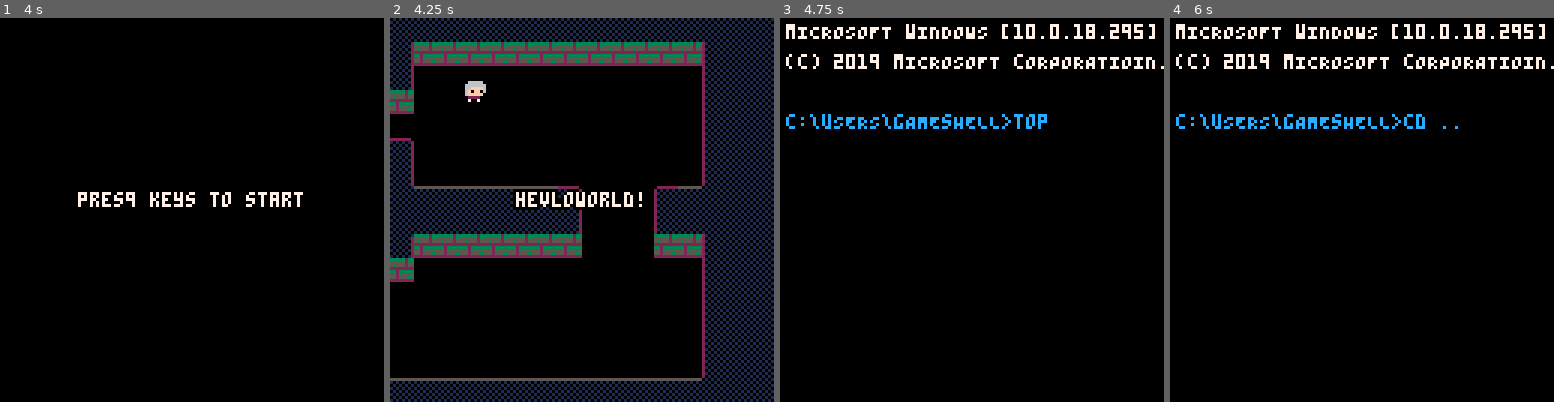
Above: before the commit, frames 1-4 (left to right).
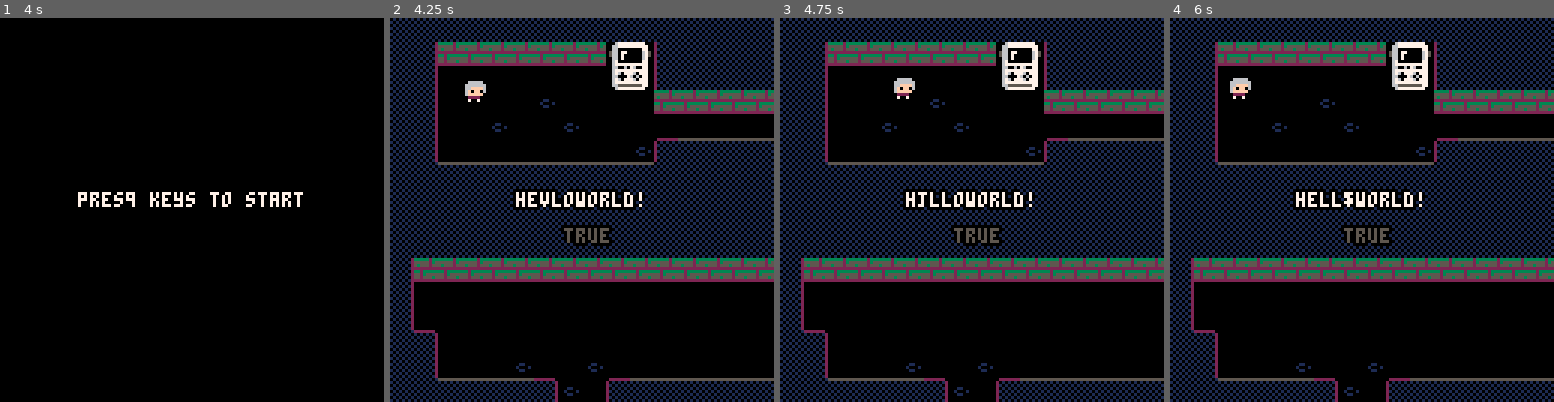
Above: after the commit, the same moments.

Repository: Shiheuan/booom-gamejam-2019
Game: PICO-8 cartridge carts/thegame.p8
Same seed, same stepped clock (60 frames per second), same inputs: the game is played once before the commit and once after it.
Inputs:
- Up to frame 1 (4 s): tap X (X key) at 0.33, 1.07, 1.85, 2.97 s; tap O (Z key) at 0.7, 1.7, 2.1, 2.5, 2.9, 3.3, 3.7 s; hold Right 1.6-2.1 s; hold Up 2.15-2.42 s; hold Right 2.47-3.03 s; hold Left 3.08-3.58 s; hold Down 3.63-3.97 s
- Up to frame 2 (4.25 s): hold Right from 4.02 s (still down); tap X (X key) at 4.08 s; tap O (Z key) at 4.1 s
- Up to frame 3 (4.75 s): tap O (Z key) at 4.5 s; release Right at 4.68 s; hold Up from 4.73 s (still down)
- Up to frame 4 (6 s): tap O (Z key) at 4.9, 5.3, 5.7 s; release Up at 5.03 s; hold Left 5.08-5.68 s; tap X (X key) at 5.2 s; hold Down from 5.73 s (still down)

Frame 1 is identical in both runs. In frame 2, 27% of the frame differs, in the area x 0-100%, y 6-100%; in frame 3, 39%, in the area x 0-100%, y 0-100%; in frame 4, 39%.

Commit message:
update player to objects.

Diff:
--- a/carts/thegame.p8
+++ b/carts/thegame.p8
@@ -1,6 +1,31 @@
 pico-8 cartridge // http://www.pico-8.com
 version 18
 __lua__
+
+--title
+
+--main
+room = {x = 0, y = 0}
+iscoll = false
+isready = true
+
+types = {}
+objects = {}
+last_x = 20
+last_y = 20
+
+--console
+isdone = false
+command_str = ""
+command_index = 1
+command_list = {
+    "cd ..",
+    "top",
+    "ipconfig",
+    "exit",
+}
+start_x = 2
+start_y = 2
 
 function _init() title_init() end
 
@@ -15,42 +40,55 @@
     _draw = title_draw
 
 end
+
 function title_update()
     g_time+=1
     if (btn(4) and btn(5)) maingame_init()
 end
+
 function title_draw()
     cls()
     coprint(cor("press keys to start"), 58,80,7,5)
 end
 
-room = {x = 1, y = 0}
-iscoll = false
-isready = true
-
 function maingame_init()
     _update60 = maingame_update
     _draw = maingame_draw
-    player:init()
     load_room(room.x, room.y)
+    object_init(player, last_x, last_y)
     g_time = 0
 end
 
 function maingame_update()
     g_time+=1
-    player:update()
-    if (isready and btnp(4)) then
-        console_init()
-    end
-end
+
+    --if (isready and btnp(4)) then
+    --    last_x, last_y = player.x, player.y
+    --    console_init()
+    --end
+    foreach(objects,function(obj)
+		--obj.move(obj.spd.x,obj.spd.y)
+		if obj.type.update~=nil then
+			obj.type.update(obj)
+		end
+	end)
+    --player:update()
+end
+
+test = false
 
 function maingame_draw()
     -- layersort down -> top
     cls()
     map(room.x*16, room.y*16, 0, 0, 16, 16)
     --sspr(8*8, 0, 2*8, 2*8, 40, 40) -- show machine
-    player:draw()
-    --oprint(tile_flag_at(flr(player.x / 8), flr(player.y / 8), 1), 58,70,7,5)
+    foreach(objects,function(obj)
+		--obj.move(obj.spd.x,obj.spd.y)
+		if obj.type.draw~=nil then
+			obj.type.draw(obj)
+		end
+	end)
+    oprint(test, 58,70,5)
     coprint(cor("helloworld!"), 58,80,7,5)
     --print("x "..player.x, 40, 90, 7, 5)
     --print("y "..player.y, 70, 90, 7, 5)
@@ -61,9 +99,6 @@
     --print(player.dir, 58, 110, 7, 5)
 end
 
-isdone = false
-command_str = ""
-
 function console_init()
     next_x = 2
     next_y = 2
@@ -74,13 +109,6 @@
     ""}
 end
 
-command_list = {
-    "cd ..",
-    "top",
-    "ipconfig",
-    "exit",
-}
-command_index = 1
 function console_update()
     if (btnp(2)) then
         command_index += 1
@@ -112,9 +140,6 @@
     end
 end
 
-start_x = 2
-start_y = 2
-
 function command_draw(str, x, y)
     print(str, x, y, 12)
 end
@@ -131,77 +156,79 @@
 --> 8
 -- player entity
 
-player = {}
-
-function player:init(x, y)
-    self.x = x or 20
-    self.y = y or 20
-    --self.obj = object_init("player", x, y)
-    self.spr = 64
-    self.speed = 0.5
-    self.dir = "r"
-end
-
-function player:update()
-    local x = self.x
-    local y = self.y
-
-    if (btn(2)) then
-        self.dir = "u"
-        y -= self.speed
-    elseif (btn(3)) then
-        self.dir = "d"
-        y += self.speed
-    elseif (btn(0)) then
-        self.dir = "l"
-        x -= self.speed
-    elseif (btn(1)) then
-        self.dir = "r"
-        x += self.speed
-    end
-    -- need x, y (sprite left-top) to map tile 'x', 'y'
-    -- left-top -> right and down need + 1
-
-    -- only one point
-    -- todo: collision area
-    iscoll = false
-    local other
-    for i = 1, #objects do
-        other = objects[i]
-        if (other ~= nil and other != self.obj and
-            other.x+other.hitbox.x+other.hitbox.w > x and
-            other.y+other.hitbox.y+other.hitbox.h > y and
-            other.x+other.hitbox.x < x+8 and
-            other.y+other.hitbox.y < y+8) then
-            iscoll = true
-        end
-    end
-    if (not iscoll) then
-        self.x = x
-        self.y = y
-    end
-
-    -- load scene
-    if (self.x >= 120) then
-        --isright = true
-        load_room(room.x+1, room.y)
-        self:init(0, self.y)
-    elseif (self.x < 0) then
-        load_room(room.x-1, room.y)
-        self:init(120, self.y)
-    elseif (self.y >= 120) then
-        load_room(room.x, room.y+1)
-        self:init(self.x, 0)
-    elseif (self.y < 0) then
-        load_room(room.x, room.y-1)
-        self:init(self.x, 120)
-    end
-
-end
-
-function player:draw()
-    spr(self.spr, self.x, self.y)
-end
+player = {
+    obj,
+    init = function(this)
+        player.obj = this
+        this.spr = 64
+        this.speed = 0.5
+        this.dir = "r"
+        this.hitbox = {x=1, y=1, w=7, h=7}
+    end,
+
+    update = function(this)
+        test = true
+        local x = this.x
+        local y = this.y
+
+        if (btn(2)) then
+            this.dir = "u"
+            y -= this.speed
+        elseif (btn(3)) then
+            this.dir = "d"
+            y += this.speed
+        elseif (btn(0)) then
+            this.dir = "l"
+            x -= this.speed
+        elseif (btn(1)) then
+            this.dir = "r"
+            x += this.speed
+        end
+        -- need x, y (sprite left-top) to map tile 'x', 'y'
+        -- left-top -> right and down need + 1
+
+        -- only one point
+        -- todo: collision area
+        iscoll = false
+        local other
+        for i = 1, #objects do
+            other = objects[i]
+            if (other ~= nil and other.type ~= this.type and
+                other.x+other.hitbox.x+other.hitbox.w > x + this.hitbox.x and
+                other.y+other.hitbox.y+other.hitbox.h > y + this.hitbox.y and
+                other.x+other.hitbox.x < x + this.hitbox.x + this.hitbox.w and
+                other.y+other.hitbox.y < y + this.hitbox.y + this.hitbox.h) then
+                iscoll = true
+            end
+        end
+        if (not iscoll) then
+            this.x = x
+            this.y = y
+        end
+
+        -- load scene
+        if (this.x >= 120) then
+            --isright = true
+            load_room(room.x+1, room.y)
+            object_init(player, 0, this.y)
+        elseif (this.x < 0) then
+            load_room(room.x-1, room.y)
+            object_init(player, 120, this.y)
+        elseif (this.y >= 120) then
+            load_room(room.x, room.y+1)
+            object_init(player, this.x, 0)
+        elseif (this.y < 0) then
+            load_room(room.x, room.y-1)
+            object_init(player, this.x, 120)
+        end
+
+    end,
+
+    draw = function(this)
+        spr(this.spr, this.x, this.y)
+    end
+}
+
 --> 8
 -- system
 
@@ -223,35 +250,77 @@
 --> 8
 -- entity
 
-types = {}
-
-objects = {}
+solid = {
+}
+add(types, solid)
+wall = {
+    tile = 1,
+    init = function(obj)
+        obj.hitbox.h = 3
+    end
+}
+add(types, wall)
+gameshell = {
+    tile = 8,
+    x,y,
+    init = function(obj)
+        x = obj.x
+        y = obj.y
+        obj.hitbox.x = 3
+        obj.hitbox.w = 13
+        obj.hitbox.h = 11
+    end,
+    update = function(obj)
+        if ((obj.check(player, 0, 5) or
+         obj.check(player, -5, 0)) and
+         btnp(4)) then
+            last_x, last_y = player.obj.x, player.obj.y
+            console_init()
+        end
+    end,
+    draw = function(obj)
+        -- for anim
+    end
+}
+add(types, gameshell)
 
 -- object type, object position(t-l)
 function object_init(type, x, y)
     local obj = {}
     obj.x = x
     obj.y = y
+    obj.type = type
     -- default top-left 8x8
     obj.hitbox = {x=0, y=0, w=8, h=8}
 
-    -- collide with type obj or not
-    obj.collide = function(type, x, y)
+    -- collide with type obj or not, offect_x, offect_y
+    obj.collide = function(type, ox, oy)
         local other
 
         for i = 1, #objects do
             other = objects[i]
-            if (other ~= nil and other != obj and
+            if (other ~= nil and other.type == type and other != obj and
              other.x+other.hitbox.x+other.hitbox.w > obj.x+obj.hitbox.x+ox and
              other.y+other.hitbox.y+other.hitbox.h > obj.y+obj.hitbox.y+oy and
              other.x+other.hitbox.x < obj.x+obj.hitbox.x+obj.hitbox.w+ox and
              other.y+other.hitbox.y < obj.y+obj.hitbox.y+obj.hitbox.h+oy) then
+                test = true
                 return other
             end
         end
         return nil
     end
+
+    -- return bool
+    obj.check = function(type, ox, oy)
+        return obj.collide(type, ox, oy) ~= nil
+    end
+
     add(objects, obj)
+    if (obj.type.init~=nil) then
+        obj.type.init(obj)
+    end
+    return obj
 end
 
 -- room
@@ -270,7 +339,14 @@
         for j = 0, 15 do
             local tile = mget(room.x*16+i, room.y*16+j)
             if tile_flag_at(i, j, 1) then
-                object_init("wall", i*8, j*8)
+                object_init(solid, i*8, j*8)
+            else
+                foreach(types,
+                 function(type)
+                     if (type.tile == tile) then
+                         object_init(type, i*8, j*8)
+                     end
+                 end)
             end
         end
     end
@@ -304,22 +380,22 @@
 end
 
 __gfx__
-00000000333332330101010100000000010101010000000000000000000000000000777777777000000000000000000000000000000000000000000000000000
-00000000555552351010101200000000201010100000000000000000000000000007077777770700000000000000000000000000000000000000000000000000
-00700700535552550101010200000000210101010000000000000000000000000007070000070700000000000000000000000000000000000000000000000000
-00077000222222221010101200011000201010100000000000000000000000000007077777770700000000000000000000000000000000000000000000000000
-00077000332333330101010200100010210101010000000000000000000000000007000077770700000000000000000000000000000000000000000000000000
-00700700552355551010101200011000201010100000000000000000000000000007077777770700000000000000000000000000000000000000000000000000
-00000000552555350101010200000000210101010000000000000000000000000007070000070700000000000000000000000000000000000000000000000000
-00000000222222221010101200000000201010100000000000000000000000000007077777770700000000000000000000000000000000000000000000000000
-00000000000000000101010201010101210101010222222222222220000000000007000000000700000000000000000000000000000000000000000000000000
-00000000000000001010101210101010201010102010101010101012000000000007077707770700000000000000000000000000000000000000000000000000
-00000000000000000101010201010101210101012101010101010102000000000007007000700700000000000000000000000000000000000000000000000000
-00000000000000001010101210101010201010102010101010101012000000000007000000000700000000000000000000000000000000000000000000000000
-00000000000000000101010201010101210101012101010101010102000000000007777777707700000000000000000000000000000000000000000000000000
-00000000000000001010101210101010201010102010101010101012000000000007770000777700000000000000000000000000000000000000000000000000
-00000000000000000101010201010101210101012101010101010102000000000007770000777700000000000000000000000000000000000000000000000000
-00000000000000001010101210101010201010102010101010101012000000000007770007077700000000000000000000000000000000000000000000000000
+00000000333332330101010100000000010101010000000000000000000000000006777777777000000000000000000000000000000000000000000000000000
+00000000555552351010101200000000201010100000000000000000000000000066777777777700000000000000000000000000000000000000000000000000
+00700700535552550101010200000000210101010000000000000000000000000066000000007700000000000000000000000000000000000000000000000000
+00077000222222221010101200011000201010100000000000000000000000000566077000006750000000000000000000000000000000000000000000000000
+00077000332333330101010200100010210101010000000000000000000000000566070000006750000000000000000000000000000000000000000000000000
+00700700552355551010101200011000201010100000000000000000000000000066070000006700000000000000000000000000000000000000000000000000
+00000000552555350101010200000000210101010000000000000000000000000067000000007700000000000000000000000000000000000000000000000000
+00000000222222221010101200000000201010100000000000000000000000000067777777777700000000000000000000000000000000000000000000000000
+00000000000000000101010201010101210101010222222222222220000000000066006076007700000000000000000000000000000000000000000000000000
+00000000000000001010101210101010201010102010101010101012000000000067777777777700000000000000000000000000000000000000000000000000
+00000000000000000101010201010101210101012101010101010102000000000067607776077700000000000000000000000000000000000000000000000000
+00000000000000001010101210101010201010102010101010101012000000000066000760607700000000000000000000000000000000000000000000000000
+00000000000000000101010201010101210101012101010101010102000000000067607776077700000000000000000000000000000000000000000000000000
+00000000000000001010101210101010201010102010101010101012000000000067777777777700000000000000000000000000000000000000000000000000
+00000000000000000101010201010101210101012101010101010102000000000066555555557700000000000000000000000000000000000000000000000000
+00000000000000001010101210101010201010102010101010101012000000000006777777777000000000000000000000000000000000000000000000000000
 00000000000000000000000055555555000000000000000000000000000000000000000000000000000000000000000000000000000000000000000000000000
 00000000000000000000000010101010000000000000000000000000000000000000000000000000000000000000000000000000000000000000000000000000
 00000000000000000000000001010101000000000000000000000000000000000000000000000000000000000000000000000000000000000000000000000000
@@ -345,12 +421,12 @@
 00222200002222000022220000000000000000000000000000000000000000000000000000000000000000000000000000000000000000000000000000000000
 00700700007000700700070000000000000000000000000000000000000000000000000000000000000000000000000000000000000000000000000000000000
 __gff__
-0000020002000000000000000000000000000202020202000000000000000000000000020000000000000000000000000000000000000000000000000000000000000000000000000000000000000000000000000000000000000000000000000000000000000000000000000000000000000000000000000000000000000000
+0004020002000000000000000000000000000200020202000000000000000000000000020000000000000000000000000000000000000000000000000000000000000000000000000000000000000000000000000000000000000000000000000000000000000000000000000000000000000000000000000000000000000000
 0000000000000000000000000000000000000000000000000000000000000000000000000000000000000000000000000000000000000000000000000000000000000000000000000000000000000000000000000000000000000000000000000000000000000000000000000000000000000000000000000000000000000000
 __map__
 1313131313131313131313131313131313131313131313131313131313131313131313131300000000000000000000000000000000000000000000000000000000000000000000000000000000000000000000000000000000000000000000000000000000000000000000000000000000000000000000000000000000000000
-1312010101010101010101141313131312010101010101010101010101141313131313131300000000000000000000000000000000000000000000000000000000000000000000000000000000000000000000000000000000000000000000000000000000000000000000000000000000000000000000000000000000000000
-1312000000000000000000141313131312c00000000000000000000000141313131313131300000000000000000000000000000000000000000000000000000000000000000000000000000000000000000000000000000000000000000000000000000000000000000000000000000000000000000000000000000000000000
+1312010101010101010809141313131312010101010101010101010101141313131313131300000000000000000000000000000000000000000000000000000000000000000000000000000000000000000000000000000000000000000000000000000000000000000000000000000000000000000000000000000000000000
+1312000000000000001819141313131312c00000000000000000000000141313131313131300000000000000000000000000000000000000000000000000000000000000000000000000000000000000000000000000000000000000000000000000000000000000000000000000000000000000000000000000000000000000
 131200000000030000000001010101010100c0c0000000000000000000141313131313131300000000000000000000000000000000000000000000000000000000000000000000000000000000000000000000000000000000000000000000000000000000000000000000000000000000000000000000000000000000000000
 13120000030000030000000000c0c0c0c0c0c000000000000000000000141313131313131300000000000000000000000000000000000000000000000000000000000000000000000000000000000000000000000000000000000000000000000000000000000000000000000000000000000000000000000000000000000000
 1312000000000000000003152323232316c00000000000000000000000141313131313131300000000000000000000000000000000000000000000000000000000000000000000000000000000000000000000000000000000000000000000000000000000000000000000000000000000000000000000000000000000000000
Not shown, changed: config.txt
Not shown, changed: log.txt
